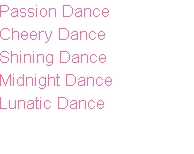
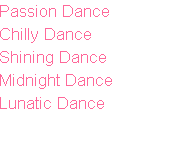
Layers edited between the first and the second 194x154 image:
renamed "Cheery Dance" to "Chilly Dance", painted on it over [21, 28, 105, 43]
